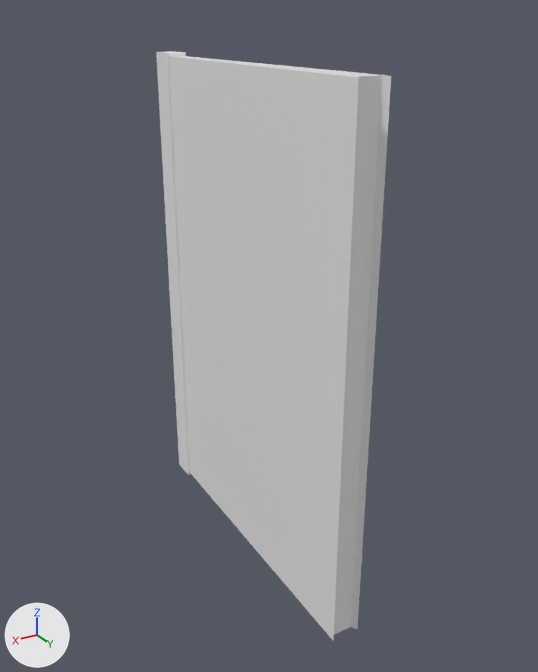
Before and after pictures for a commit that changed the FBX model Assets/Files/Models/Train/Interior/Junk/Magazine.fbx.
Camera for both pictures: a 50 mm camera at (0.318, 0.562, 0.508) aimed at (-0.015, 0.007, 0.231). Arrows for +X, +Y and +Z are at lower left; the lights stay in place.

The first picture shows 'Magazine'.
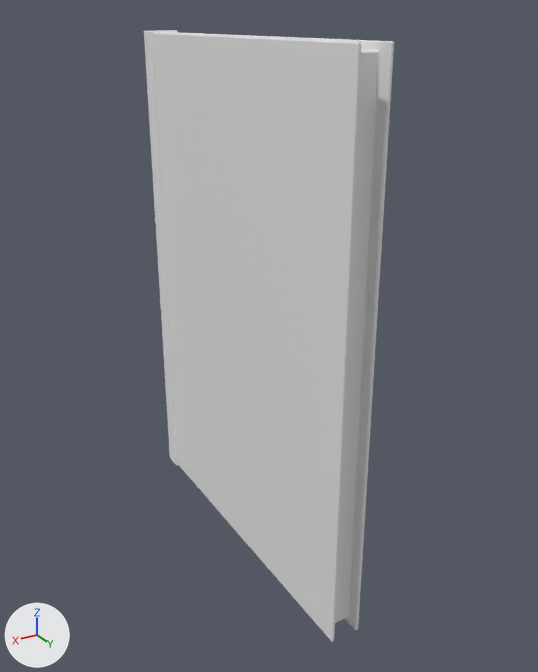
The edits, one by one:
Material 'Magazine_Spine' (mat_magazine_spine) is new.
Its base color is (0.8, 0.8, 0.8) (white #e7e7e7).
me_magazine is used by ob_magazine; location (0.0, 0.0, 0.238).
me_magazine had 20 vertices, 20 faces and spanned x -0.013..0.013, y -0.166..0.165, z -0.238..0.238.
me_magazine now has 96 vertices, 110 faces and spans x -0.015..0.015, y -0.185..0.165, z 0.0..0.495.
me_magazine part 1: the whole mesh is rebuilt.
me_magazine now uses material mat_magazine_spine (white #e7e7e7).
Object 'Magazine' (ob_magazine) moves from (0.0, 0.0, 0.238) to (0.0, 0.0, 0.0).

What differs and where, as boxes [x1, y1, x2, y2] in the pictures (538 x 672 px):
'Magazine', reshaped, moved (6% wider)
    before: [156, 51, 391, 640]
    after: [144, 30, 394, 642]
